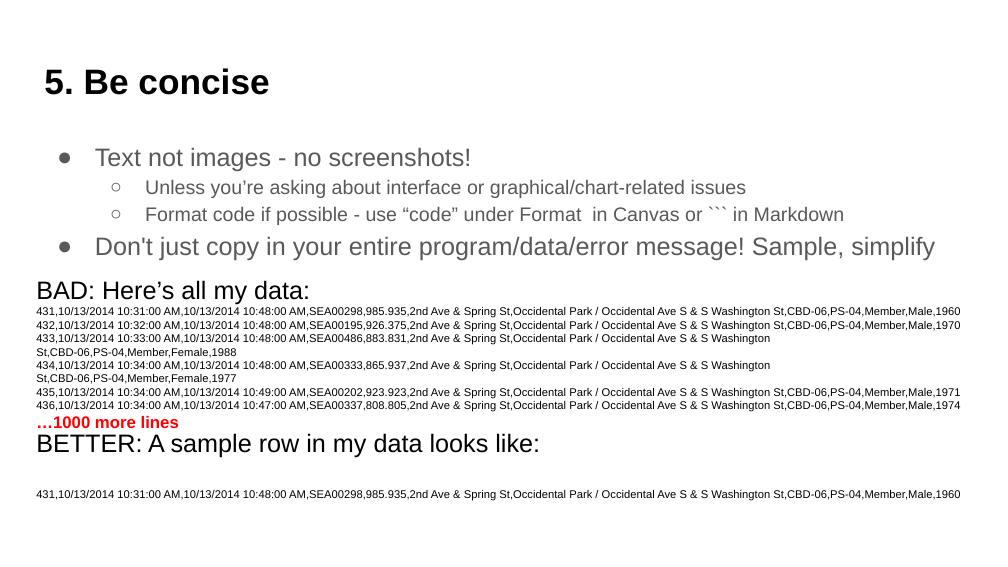
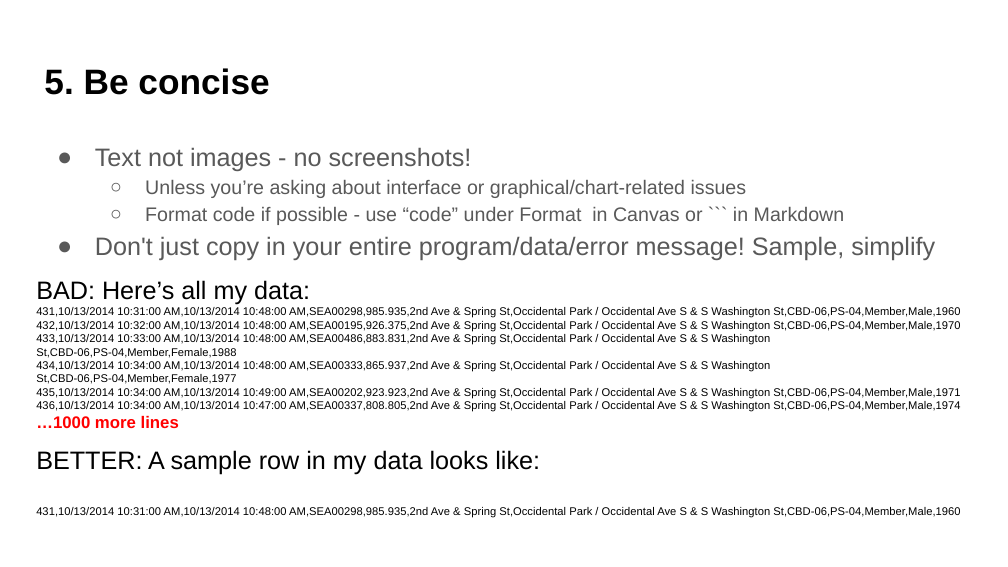
Before and after one commit to UWDATA515/lecture-materials, a slide deck: slide 12 of 01/DATA515_01_AskingQuestions.pptx (slide 10 before the commit). Drawn at 1008x567 pixels with LibreOffice and Linux fonts; fonts in the diff are those of the drawing; background and template pictures are left out. Boxes give left, top, right and bottom in pixels: in the first picture for what was removed or moved away, otherwise in the second. Text is boxed around its words. In the diff, an @@ line names an element or a change of style, - is before the commit and + after.

```diff
--- a/01/DATA515_01_AskingQuestions.pptx
+++ b/01/DATA515_01_AskingQuestions.pptx
@@ text "BETTER: A sample row in ...": place and size @@
-text "BETTER: A sample row in ..." at (36, 433, 960, 501)
+text "BETTER: A sample row in ..." at (36, 450, 960, 518)
```
Also in this commit, not shown: 9 other slides changed, 3 slides added, 3 other files.
